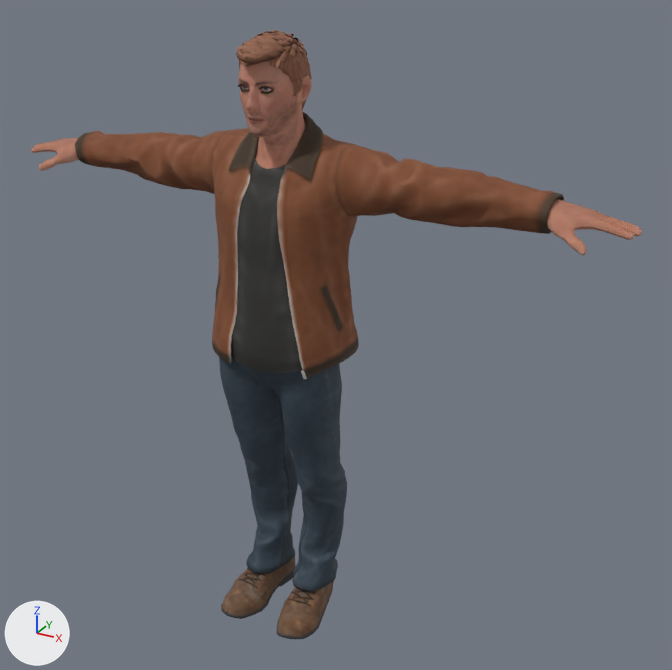
Renders of the glTF model characters/free/male_civilian.glb from each side of a commit.
Camera for both pictures: a 50 mm lens placed at (1.34, -2.09, 2.04), pointed at (0.14, 0.1, 0.95). The lights are fixed; the arrows at lower left show +X, +Y and +Z. The first picture is the older version. Vertices at exactly the same position are counted once.

In view in the first picture: 'male_civilian'.
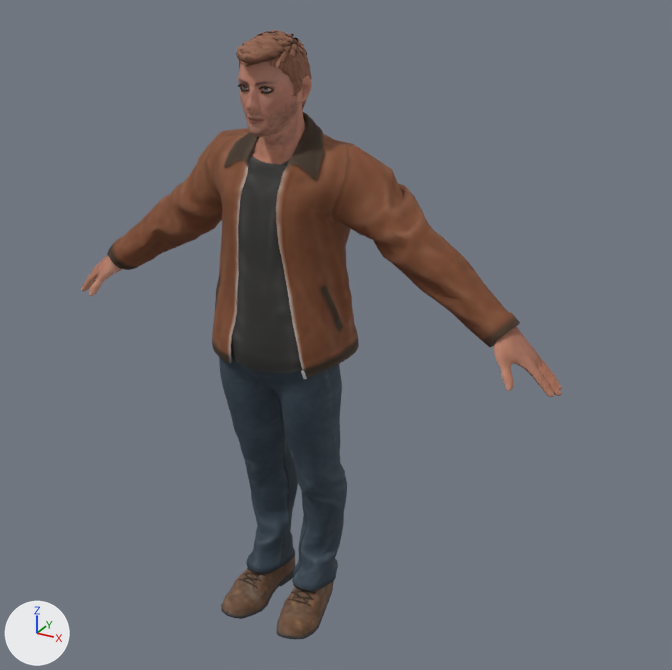
What differs and where, as boxes [x1, y1, x2, y2] in the pictures (672 x 670 px; the box of a moved part takes in the faces that stretch with it):
```json
{"object": "male_civilian", "change": "reshaped", "before": [31, 30, 642, 639], "after": [81, 30, 562, 639], "on screen": "21% narrower"}
{"part": 1, "of": "me_mesh_0", "change": "moved or reshaped", "before": [547, 199, 642, 255], "after": [493, 326, 562, 397]}
{"part": 2, "of": "me_mesh_0", "change": "moved or reshaped", "before": [31, 138, 79, 171], "after": [81, 256, 123, 296]}
{"part": 3, "of": "me_mesh_0", "change": "moved or reshaped", "before": [75, 131, 564, 280], "after": [107, 131, 520, 348]}
```

Scene script edits in JSON lines:
```json
{"block": "me_mesh_0", "where": "# used by ob_male_civilian; location = (0.0, 0.0, 0.0)"}
{"op": "remove", "block": "me_mesh_0", "code": "me_mesh_0.from_pydata(...)  # 18522 vertices, 29997 faces; spans x -0.96..0.96, y -0.19..0.19, z 0.0..1.8"}
{"op": "add", "block": "me_mesh_0", "code": "me_mesh_0.from_pydata(...)  # 18522 vertices, 29997 faces; spans x -0.81..0.82, y -0.19..0.19, z 0.0..1.8"}
{"block": "me_mesh_0", "change": "me_mesh_0 part 1: the loose piece of 993 vertices spanning x 0.64..0.96, y -0.02..0.13, z 1.34..1.44 is turned 34.7 degrees about the y axis through its middle, then moved by (-0.12, 0.0, -0.37)"}
{"block": "me_mesh_0", "change": "me_mesh_0 part 2: the loose piece of 980 vertices spanning x -0.96..-0.64, y -0.02..0.13, z 1.34..1.44 is turned -34.9 degrees about the y axis through its middle, then moved by (0.12, 0.0, -0.37)"}
{"block": "me_mesh_0", "change": "me_mesh_0 part 3: 1208 of 18522 vertices moved; they spanned x -0.76..0.76, y -0.11..0.19, z 1.18..1.51 and now span x -0.67..0.68, y -0.11..0.19, z 1.02..1.51; mean shift (0.0, 0.0, -0.12); largest move (0.76, 0.1, 1.44) -> (0.68, 0.1, 1.09)"}
```
